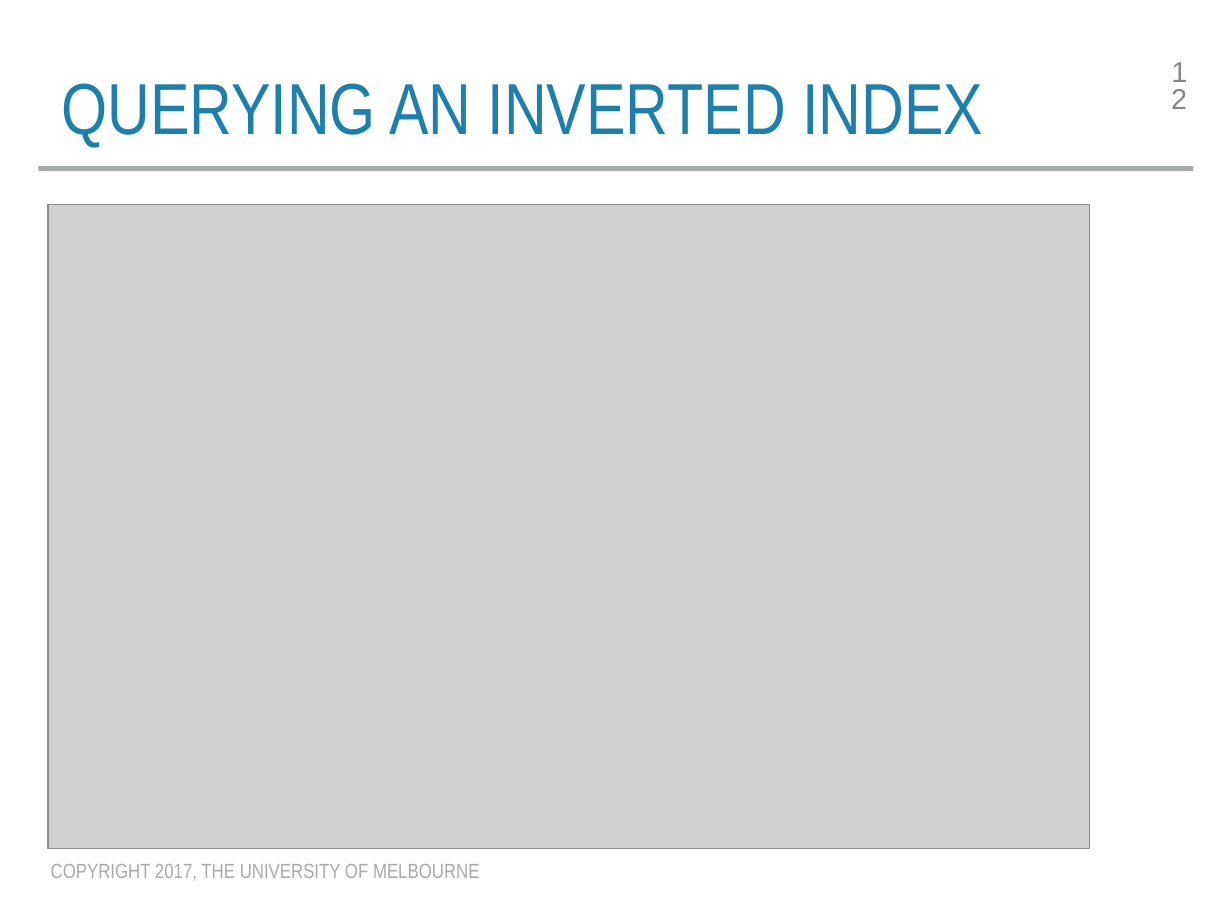
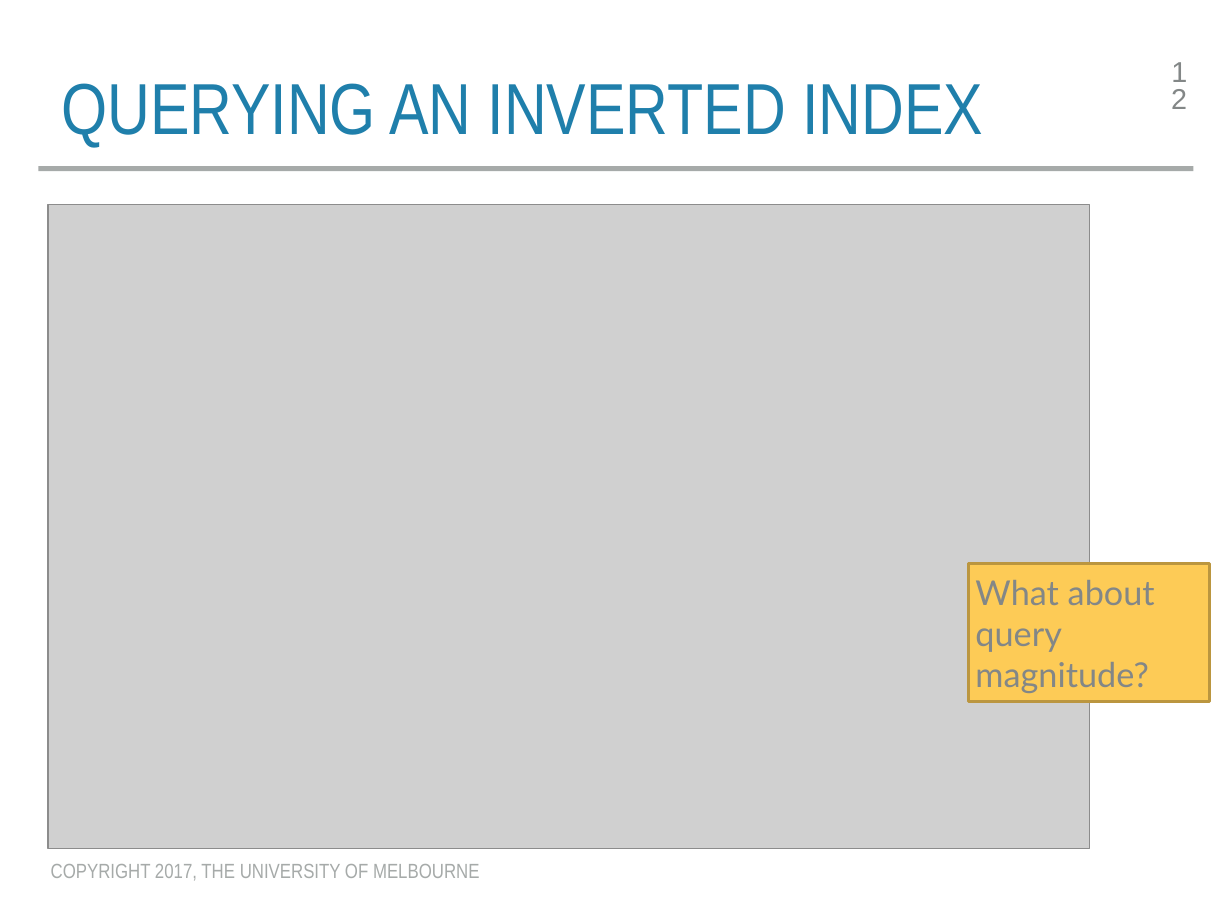
Before and after one commit to trevorcohn/comp90042, a slide deck: slide 12 of slides/WSTA_L16_vsm_eval.pptx. Drawn at 1232x924 pixels with LibreOffice and Linux fonts; fonts in the diff are those of the drawing; grey boxes stand for pictures. Boxes give left, top, right and bottom in pixels: in the first picture for what was removed or moved away, otherwise in the second. Text is boxed around its words. In the diff, an @@ line names an element or a change of style, - is before the commit and + after.

```diff
--- a/slides/WSTA_L16_vsm_eval.pptx
+++ b/slides/WSTA_L16_vsm_eval.pptx
@@ rectangle added at [968, 563, 1210, 701], fill #FDCB56, outline #BB9640 2 pt, 20 pt, text #838787 @@
+What about query magnitude?
```
Also in this commit, not shown: 7 other slides changed, 1 slide added, 4 other files.
